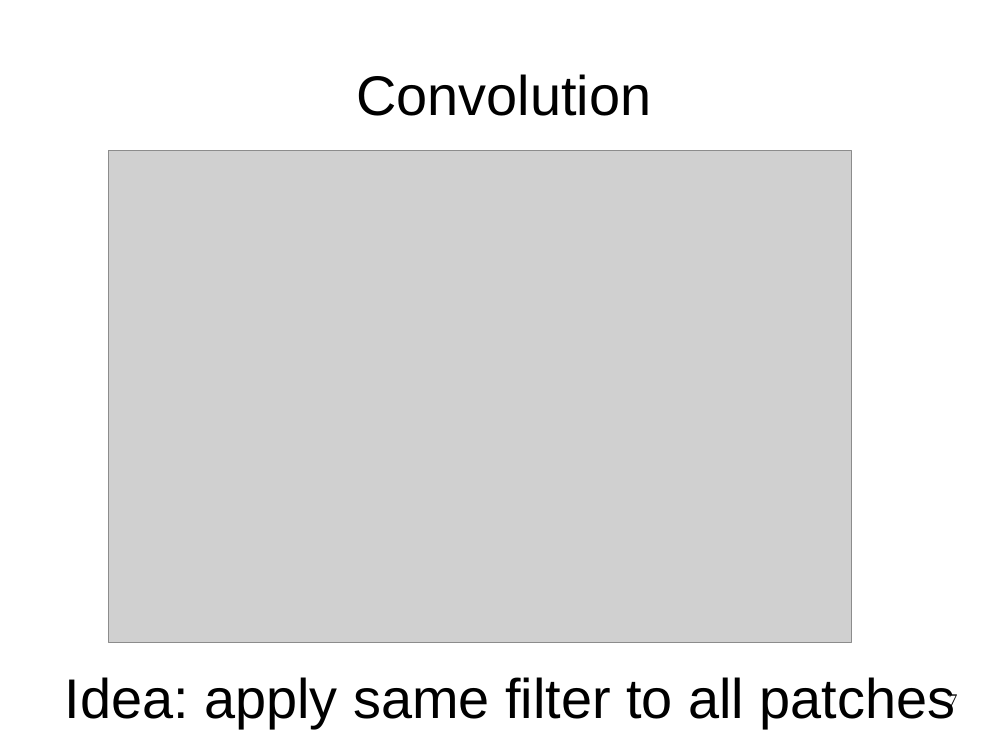
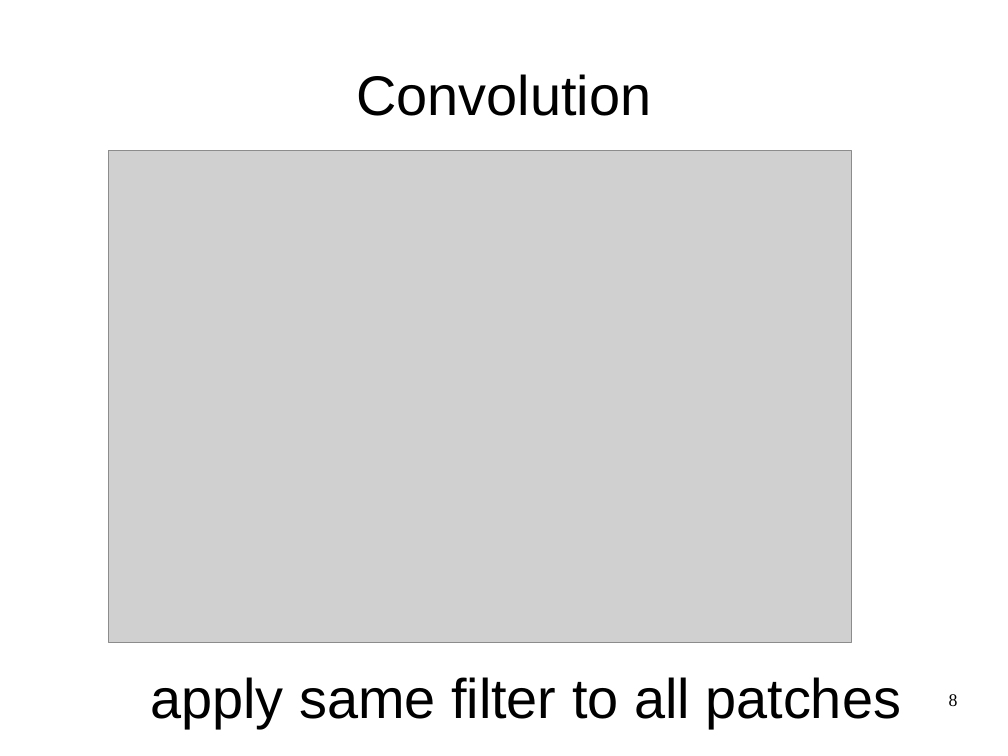
Before and after one commit to yandexdataschool/Practical_DL, a slide deck: slide 8 of week2/lecture2.odp (slide 7 before the commit). Drawn at 1008x756 pixels with LibreOffice and Linux fonts; fonts in the diff are those of the drawing; grey boxes stand for pictures. Boxes give left, top, right and bottom in pixels: in the first picture for what was removed or moved away, otherwise in the second. Text is boxed around its words. In the diff, an @@ line names an element or a change of style, - is before the commit and + after.

Commit message:
update first 4 lectures (typos, better images, formulae consistency)

```diff
--- a/week2/lecture2.odp
+++ b/week2/lecture2.odp
@@ text at bbox=[150, 677, 901, 728]: text changed @@
-Idea: apply same filter to all patches
+apply same filter to all patches
@@ page number at bbox=[949, 694, 958, 706]: text changed @@
-7
+8
```
Also in this commit, not shown: 2 other slides changed, 1 slide added, 10 other files.
